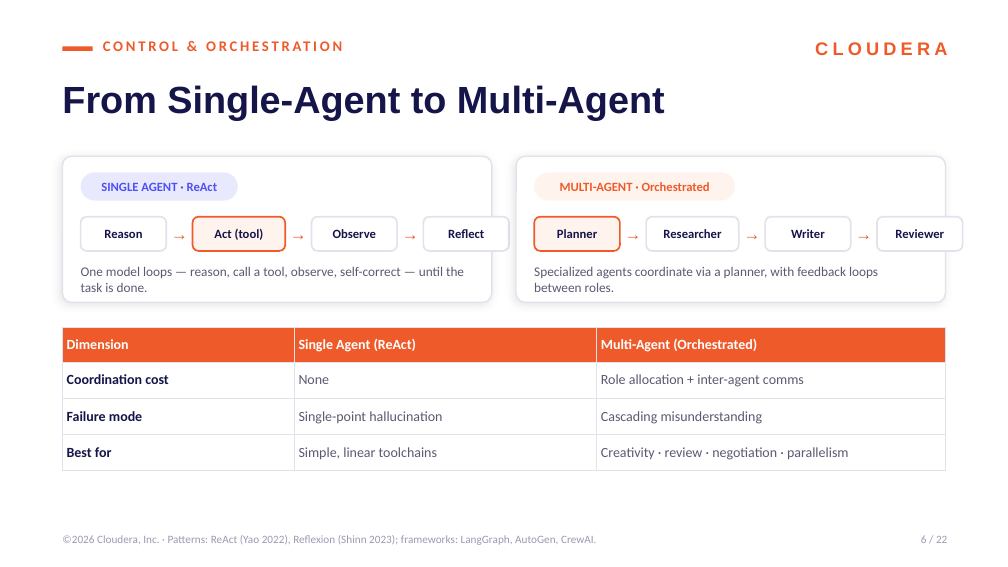
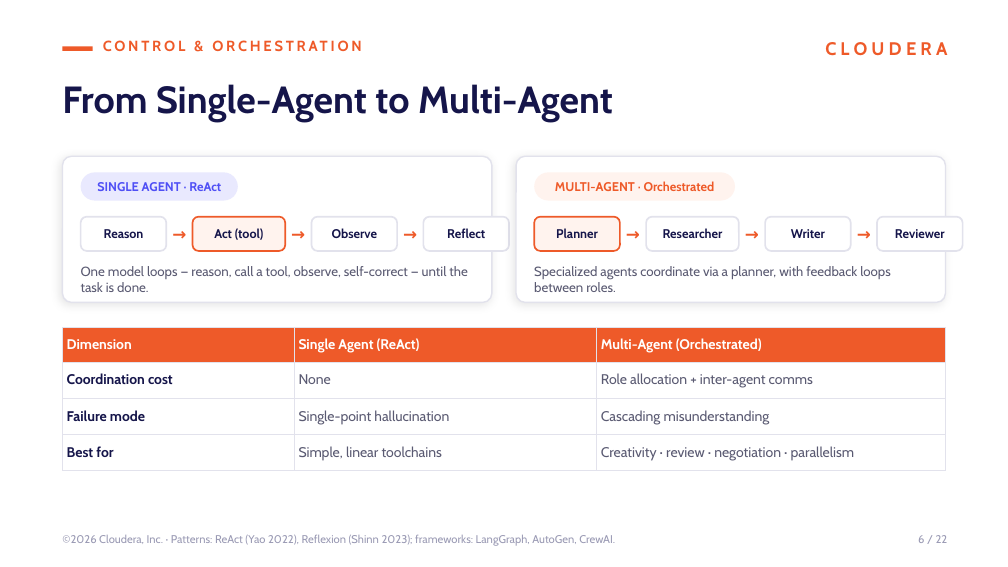
Before and after one commit to FerdinandZhong/handson-labs, a slide deck: slide 6 of Cloudera_AI_Landscape.pptx. Drawn at 1008x567 pixels with LibreOffice and Linux fonts; fonts in the diff are those of the drawing. Boxes give left, top, right and bottom in pixels: in the first picture for what was removed or moved away, otherwise in the second. Text is boxed around its words. In the diff, an @@ line names an element or a change of style, - is before the commit and + after.

```diff
--- a/Cloudera_AI_Landscape.pptx
+++ b/Cloudera_AI_Landscape.pptx
@@ font Arial to Cabin in 8 elements at [825, 42, 947, 56], [62, 84, 613, 122], [166, 217, 193, 251], [285, 217, 311, 251], [397, 217, 423, 251], [620, 217, 646, 251], [739, 217, 765, 251], [851, 217, 877, 251] @@
@@ table at [62, 328, 946, 465] @@
@@ font Calibri to Cabin @@
@@ font Calibri to Cabin in 15 elements at [103, 30, 808, 60], [97, 182, 221, 191], [104, 229, 144, 238], [214, 228, 264, 240], [332, 228, 377, 238], [447, 228, 485, 238], [81, 266, 467, 292], [555, 181, 715, 191], [556, 228, 598, 238], [663, 228, 723, 238], [791, 229, 825, 238], [895, 229, 945, 238], [534, 266, 891, 292], [62, 535, 615, 546], [918, 535, 948, 543] @@
```
Also in this commit, not shown: 21 other slides changed, 1 other file.
